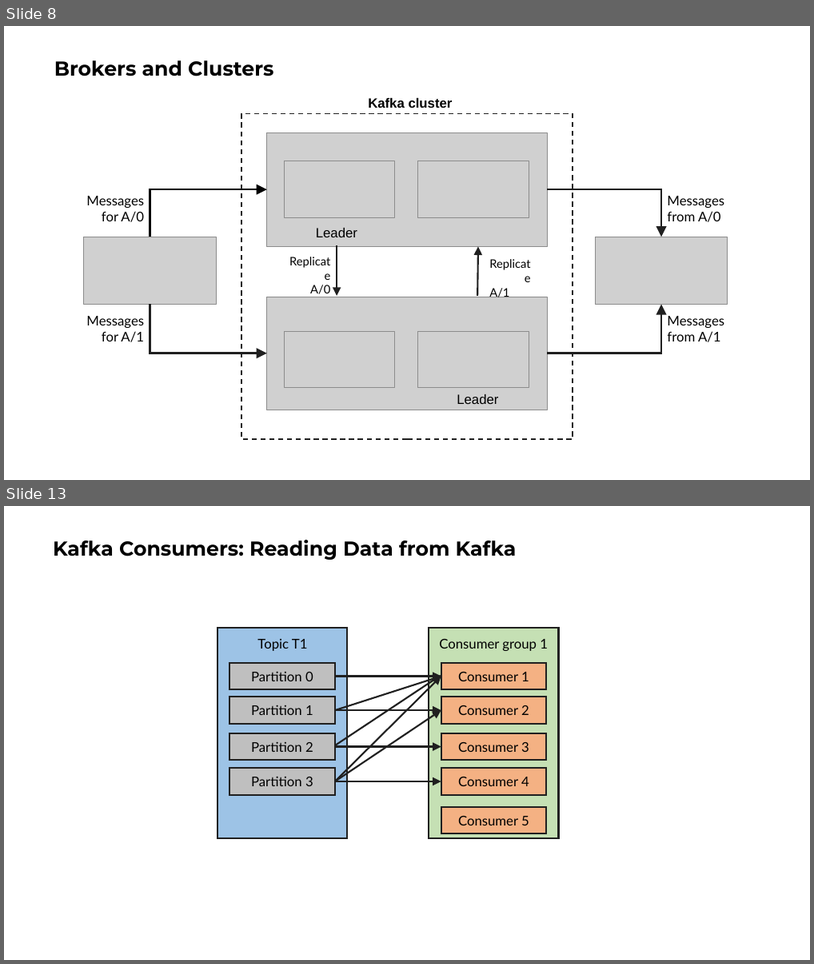
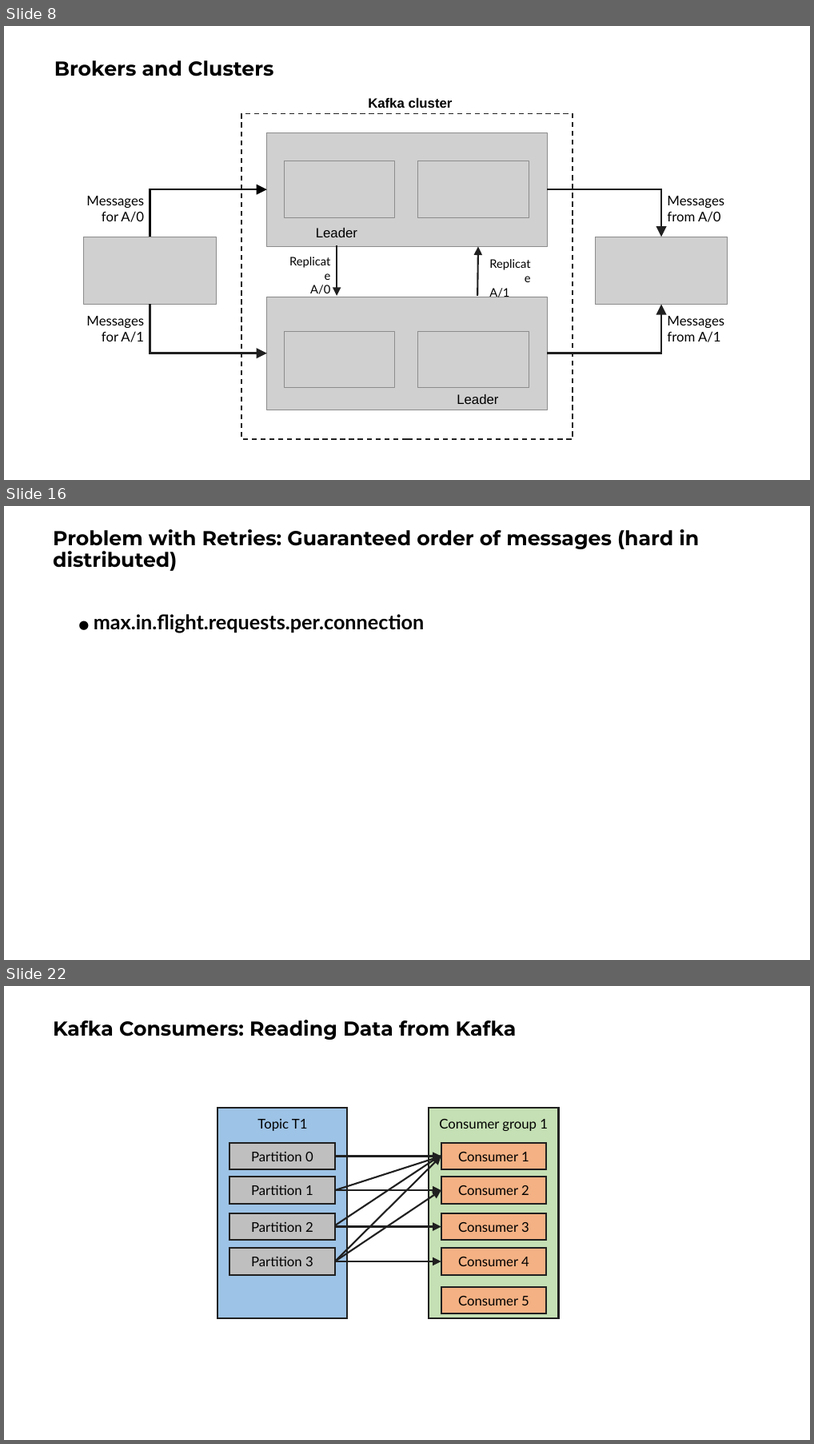
Before and after one commit to ngoctd314/tech-talk, a slide deck: kafka/slide.pptx. Shown one above the other, each under a label of ours: slides 8 and 13 before the commit, slides 8, 16 and 22 after it; the slides between them are not shown. The pictures are 814x964 and 814x1444 pixels, drawn with LibreOffice and Linux fonts; fonts in the diff are those of the drawing; grey boxes stand for pictures. Boxes give left, top, right and bottom in pixels: in the first picture for what was removed or moved away, otherwise in the second. Text is boxed around its words. In the diff, an @@ line names an element or a change of style, - is before the commit and + after.

```diff
--- a/kafka/slide.pptx
+++ b/kafka/slide.pptx
@@ slide 16 added at box(4, 506, 810, 960), background #FFFFFF @@
@@ title added at box(53, 529, 699, 571), 24 pt, text #000000, bold @@
+Problem with Retries: Guaranteed order of messages (hard in distributed)
@@ text added at box(94, 614, 425, 633), 24 pt, text #000000, bold @@
+● max.in.flight.requests.per.connection
@@ what was slide 13 is now slide 22 @@
```
Also in this commit, not shown: 8 slides changed, 20 other slides added, 6 slides removed, 4 other files.
